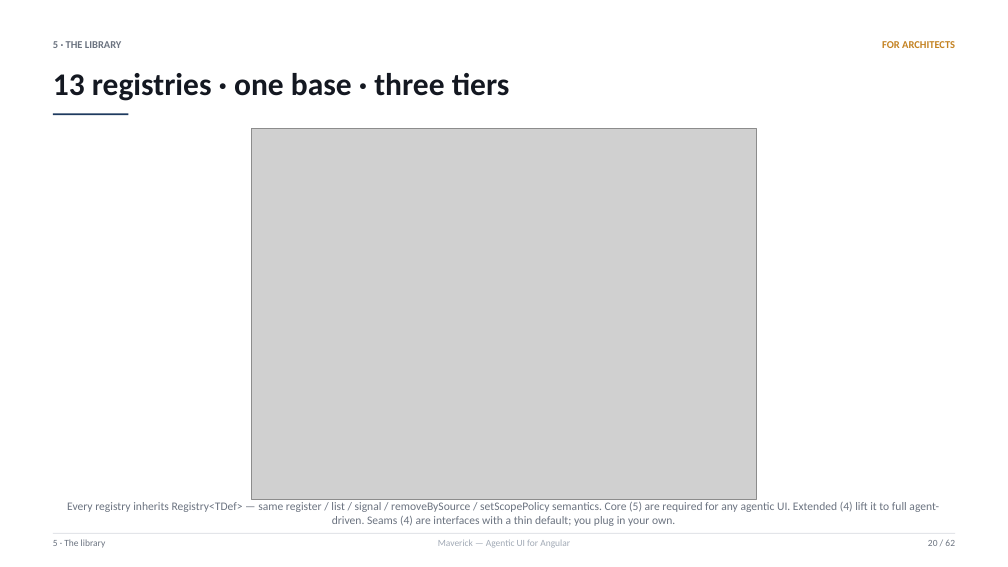
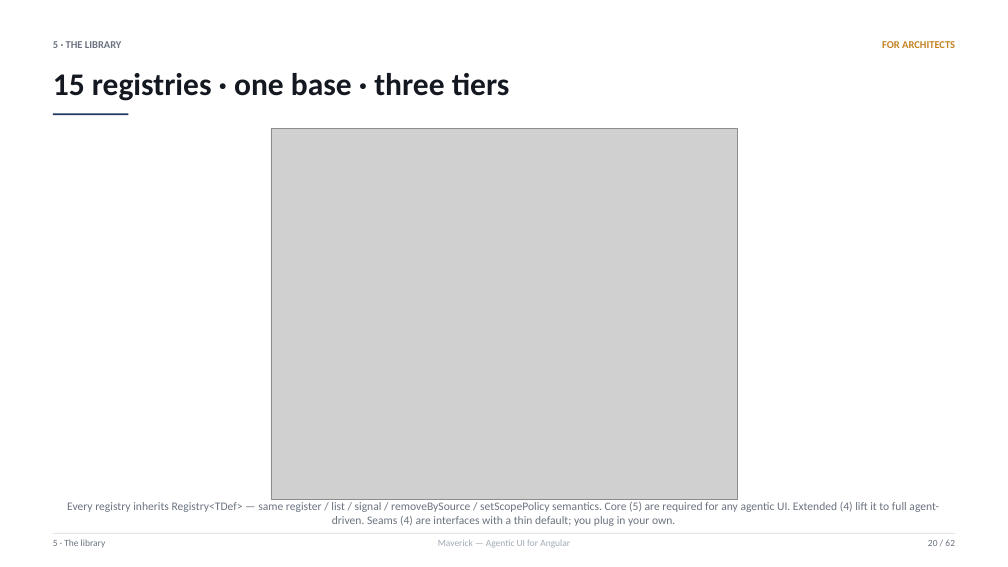
Before and after one commit to sahassakhare/agentic-ui, a slide deck: slide 20 of docs/decks/agentic-ui-overview.pptx. Drawn at 1008x567 pixels with LibreOffice and Linux fonts; fonts in the diff are those of the drawing; grey boxes stand for pictures. Boxes give left, top, right and bottom in pixels: in the first picture for what was removed or moved away, otherwise in the second. Text is boxed around its words. In the diff, an @@ line names an element or a change of style, - is before the commit and + after.

```diff
--- a/docs/decks/agentic-ui-overview.pptx
+++ b/docs/decks/agentic-ui-overview.pptx
@@ text at box(53, 73, 510, 101): text changed @@
-13 registries · one base · three tiers
+15 registries · one base · three tiers
@@ picture: place and size @@
-picture at box(252, 129, 757, 499)
+picture at box(271, 129, 737, 499)
```
Also in this commit, not shown: 11 other slides changed, 16 other files.
